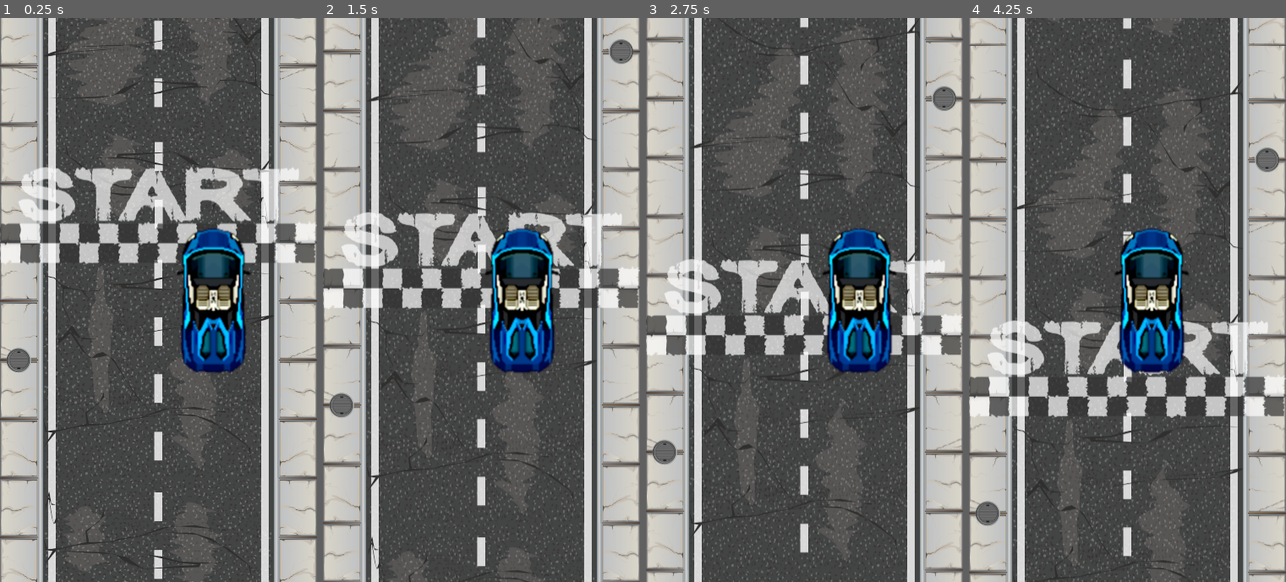
Above: before the commit, frames 1-4 (left to right).
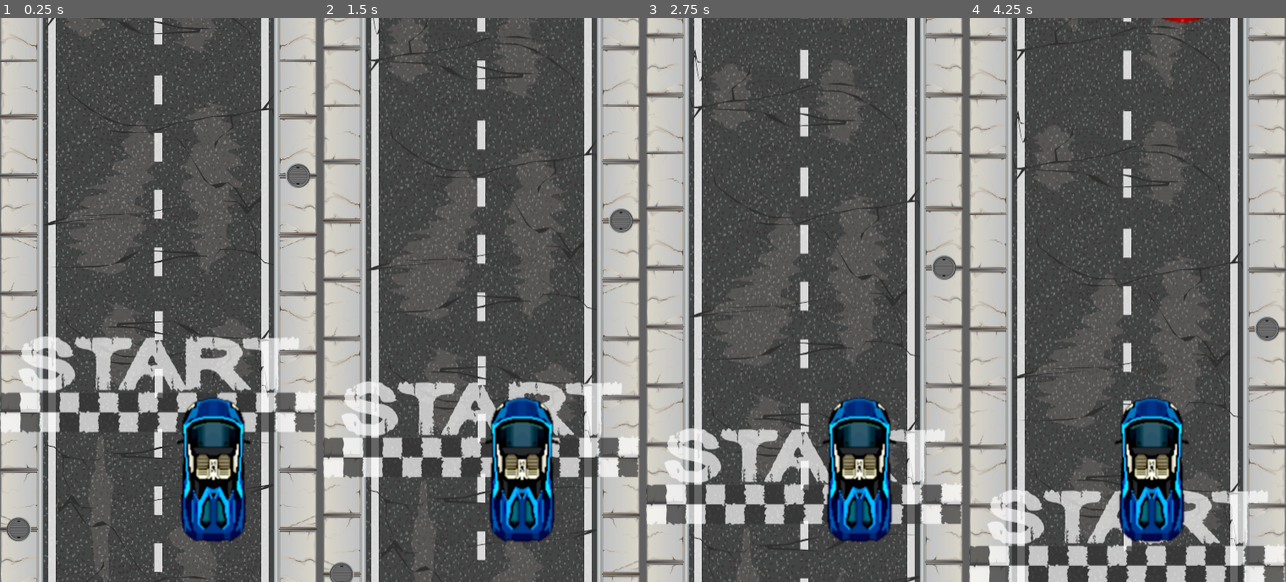
Above: after the commit, the same moments.

Repository: adngdb/coopjam
Game: Godot game, scene res://Levels/LevelTest.tscn
Two runs of this game, one before a commit and one after it. Both use one fixed random seed, a clock stepped at 60 frames per second and the inputs below.
Inputs (mouse positions are in pixels of both pictures, inside the frame that each line leads up to):
- Up to frame 1 (0.25 s): no input
- Up to frame 2 (1.5 s): tap Enter at 0.5 s; move the mouse to (551, 271) at 0.52 s; hold Right (ui_right) 0.53-1.28 s; click (551, 271) at 0.6 s; move the mouse to (418, 328) at 1.27 s; hold Left (ui_left) from 1.28 s (still down); click (418, 328) at 1.35 s
- Up to frame 3 (2.75 s): move the mouse to (836, 175) at 2.02 s; release Left (ui_left) at 2.03 s; hold Right (ui_right) from 2.03 s (still down); click (836, 175) at 2.1 s
- Up to frame 4 (4.25 s): move the mouse to (1111, 412) at 2.77 s; click (1111, 412) at 2.85 s; move the mouse to (1222, 384) at 3.52 s; release Right (ui_right) at 3.53 s; hold Left (ui_left) from 3.53 s (still down); click (1222, 384) at 3.6 s

The runs differ from the first frame. In frame 1, 37% of the frame differs, in the area x 0-100%, y 0-100%; in frame 2, 36%; in frame 3, 35%; in frame 4, 36%.

Commit message:
Offset camera to always show car at the bottom of the screen.

Diff:
--- a/Qlas/Objects/PlayerCar/PlayerCar.tscn
+++ b/Qlas/Objects/PlayerCar/PlayerCar.tscn
@@ -20,6 +20,7 @@
 shape = SubResource( 1 )
 
 [node name="Camera2D" type="Camera2D" parent="."]
+offset = Vector2( 0, -200 )
 current = true
 
 [node name="ObstacleDetector" type="Area2D" parent="."]
